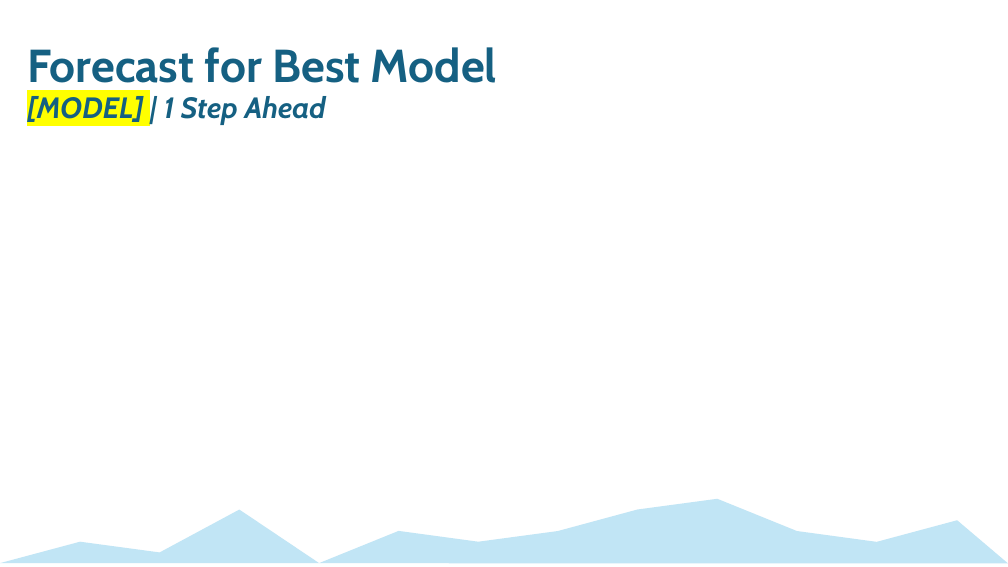
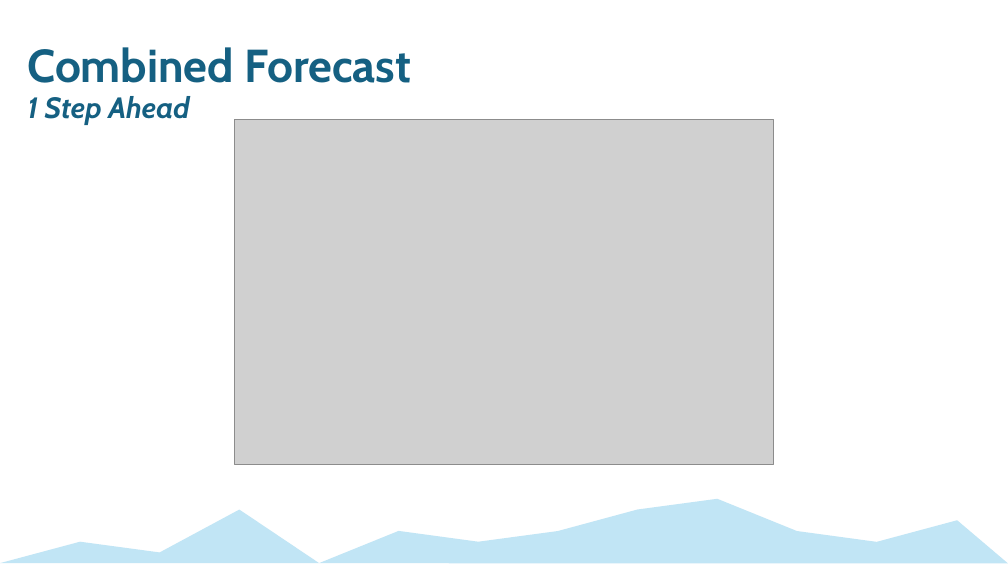
Before and after one commit to mckenzie-maidl/data5305-traffic-predictions, a slide deck: slide 8 of Presentations/Step2Presentation_ECON5305_DataTranslationChallenge.pptx. Drawn at 1008x567 pixels with LibreOffice and Linux fonts; fonts in the diff are those of the drawing; grey boxes stand for pictures. Boxes give left, top, right and bottom in pixels: in the first picture for what was removed or moved away, otherwise in the second. Text is boxed around its words. In the diff, an @@ line names an element or a change of style, - is before the commit and + after.

```diff
--- a/Presentations/Step2Presentation_ECON5305_DataTranslationChallenge.pptx
+++ b/Presentations/Step2Presentation_ECON5305_DataTranslationChallenge.pptx
@@ text at [27,47,412,125]: text changed @@
-Forecast for Best Model
-[MODEL] | 1 Step Ahead
+Combined Forecast
+1 Step Ahead
@@ picture added at [234,119,774,464] @@
```
Also in this commit, not shown: 6 other slides changed, 2 other files.
